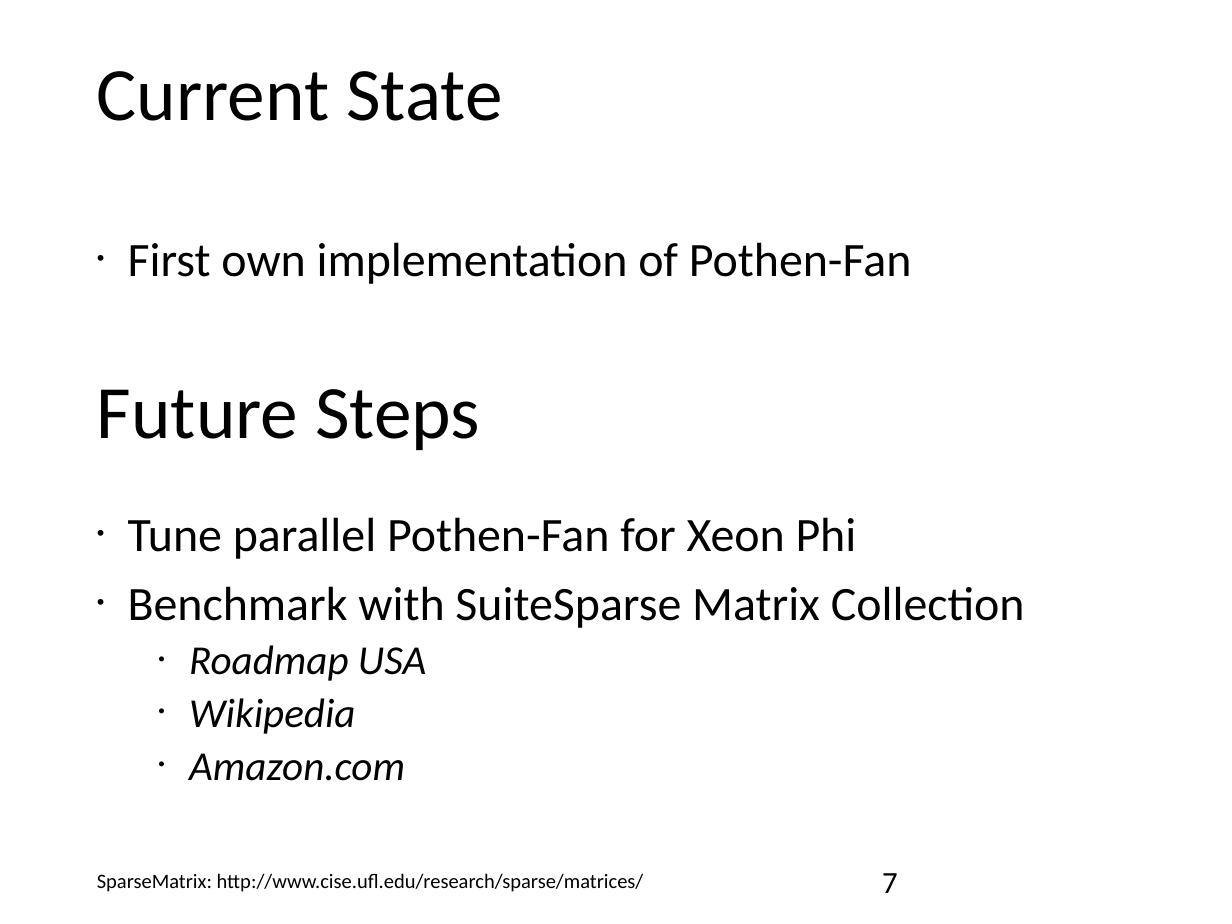
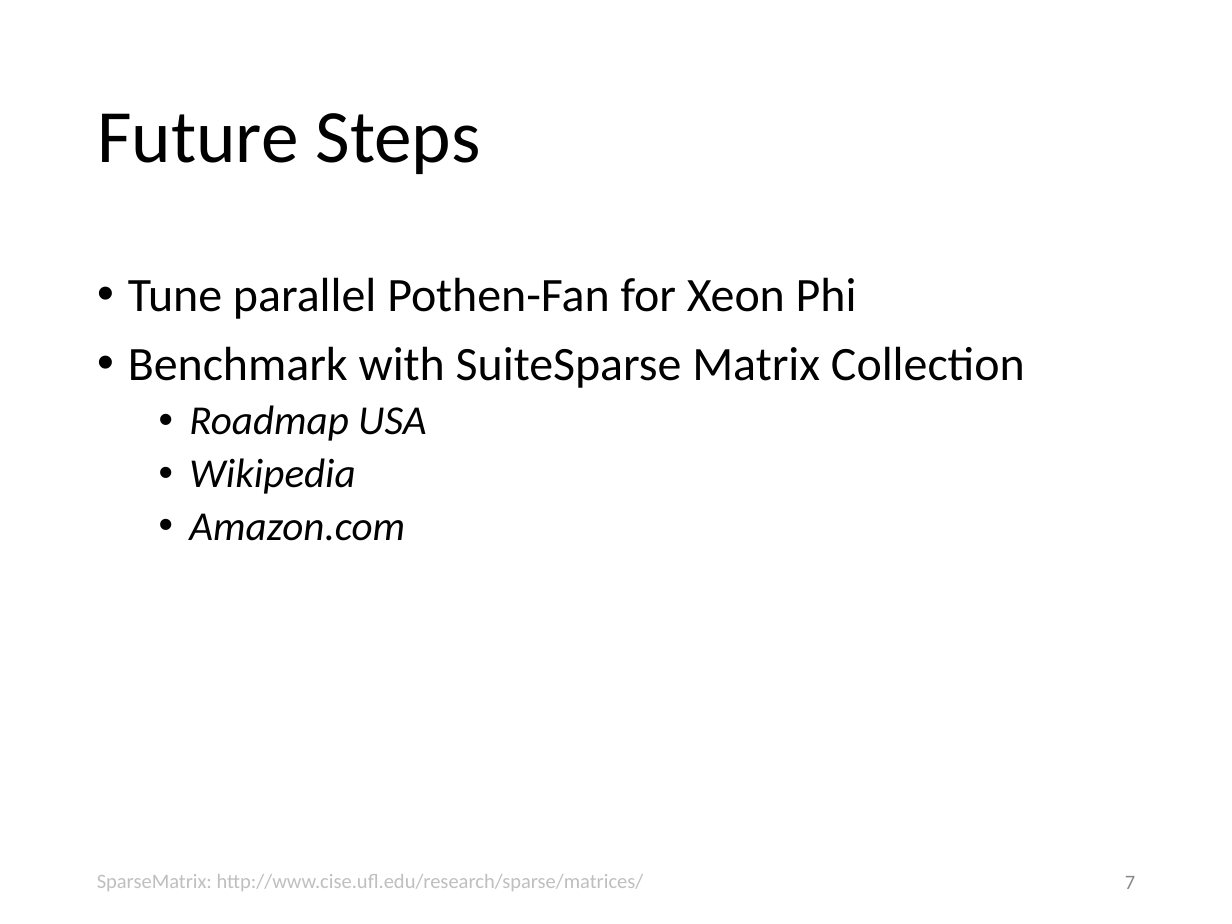
Before and after one commit to suem/dphpc-project, a slide deck: slide 7 of docs/media/presentations/Progress Report.odp. Drawn at 1232x924 pixels with LibreOffice and Linux fonts; fonts in the diff are those of the drawing. Boxes give left, top, right and bottom in pixels: in the first picture for what was removed or moved away, otherwise in the second. Text is boxed around its words. In the diff, an @@ line names an element or a change of style, - is before the commit and + after.

```diff
--- a/docs/media/presentations/Progress Report.odp
+++ b/docs/media/presentations/Progress Report.odp
@@ title "Future Steps": place and size @@
-title "Future Steps" at bbox=[97, 389, 480, 450]
+title "Future Steps" at bbox=[97, 113, 480, 174]
@@ title removed at bbox=[97, 71, 502, 121] @@
-Current State
@@ text "Tune parallel Pothen-Fan for Xeon ...": place and size @@
-text "Tune parallel Pothen-Fan for Xeon ..." at bbox=[128, 517, 1025, 781]
+text "Tune parallel Pothen-Fan for Xeon ..." at bbox=[128, 277, 1025, 541]
@@ text removed at bbox=[128, 242, 911, 284] @@
-• First own implementation of Pothen-Fan
@@ text "SparseMatrix: http://www.cise.ufl.edu/research/sparse/matric ..." at bbox=[97, 874, 644, 891]: text colour #000000 to #BFBFBF @@
@@ page number at bbox=[1125, 876, 1135, 889]: size 18 to 12 pt, text colour #000000 to #898989; alignment left to right; vertical alignment top to middle @@
```
Also in this commit, not shown: 6 other slides changed, 1 slide added, 1 slide removed, 1 other file.
